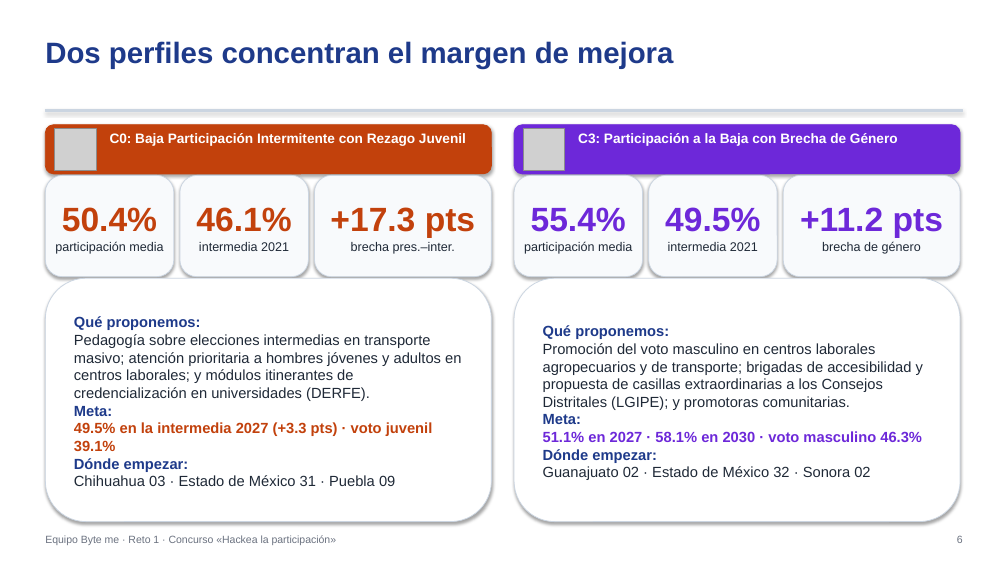
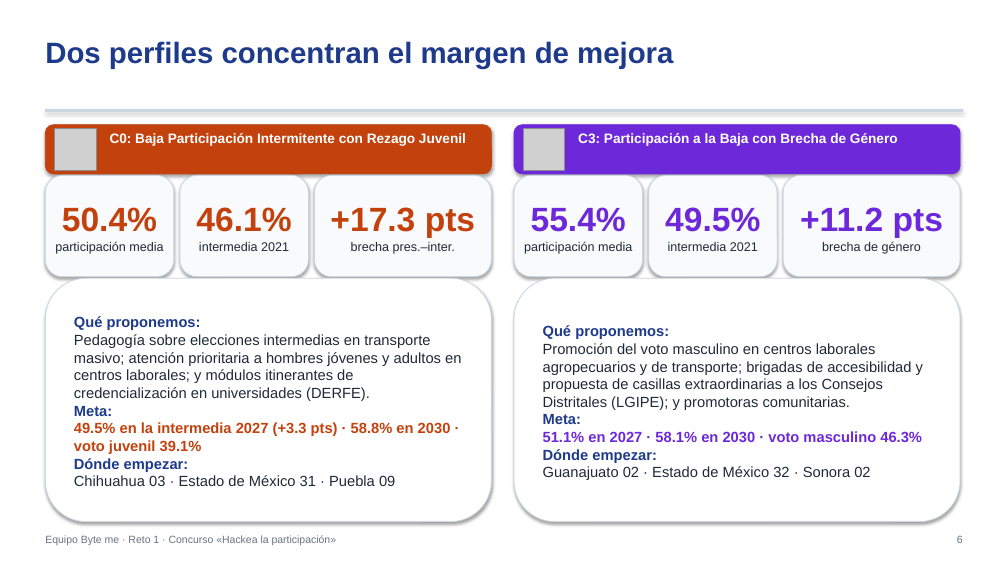
Before and after one commit to Johanan1113/Hackaton_INE_byte_me, a slide deck: slide 6 of outputs/entregables/Presentacion_Ejecutiva_ByteMe.pptx. Drawn at 1008x567 pixels with LibreOffice and Linux fonts; fonts in the diff are those of the drawing; grey boxes stand for pictures. Boxes give left, top, right and bottom in pixels: in the first picture for what was removed or moved away, otherwise in the second. Text is boxed around its words. In the diff, an @@ line names an element or a change of style, - is before the commit and + after.

```diff
--- a/outputs/entregables/Presentacion_Ejecutiva_ByteMe.pptx
+++ b/outputs/entregables/Presentacion_Ejecutiva_ByteMe.pptx
@@ text in rounded rectangle at box(74, 422, 451, 454): text changed @@
-49.5% en la intermedia 2027 (+3.3 pts) · voto juvenil 39.1%
+49.5% en la intermedia 2027 (+3.3 pts) · 58.8% en 2030 · voto juvenil 39.1%
```
Also in this commit, not shown: 2 other slides changed, 24 other files.
